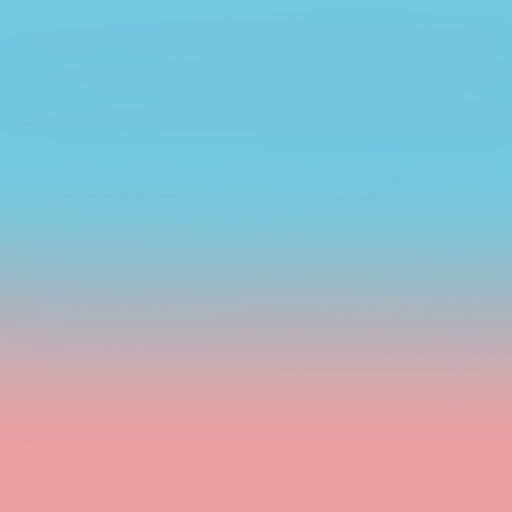
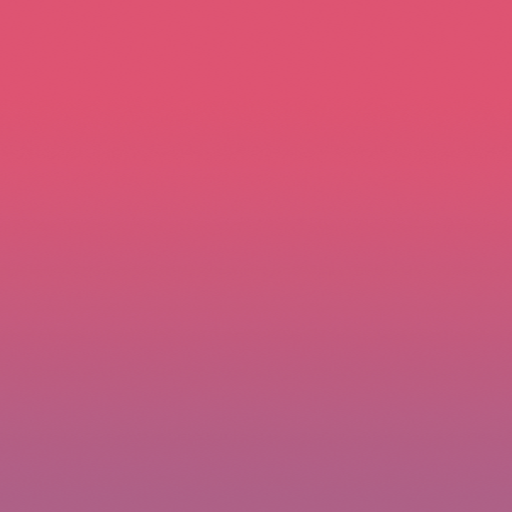
Before/after of a (512, 512) layered artwork. What changed in the layer stack:
added layer "Layer 2" above "Layer 1 copy" over (0, 0, 512, 512)
